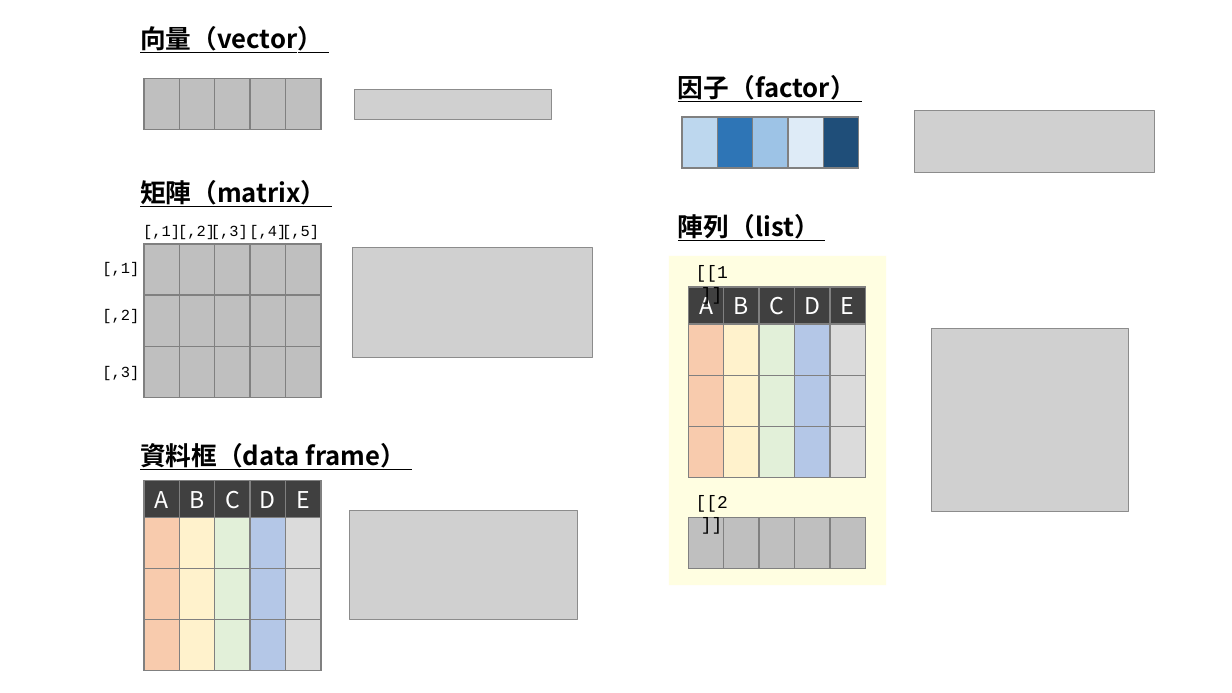
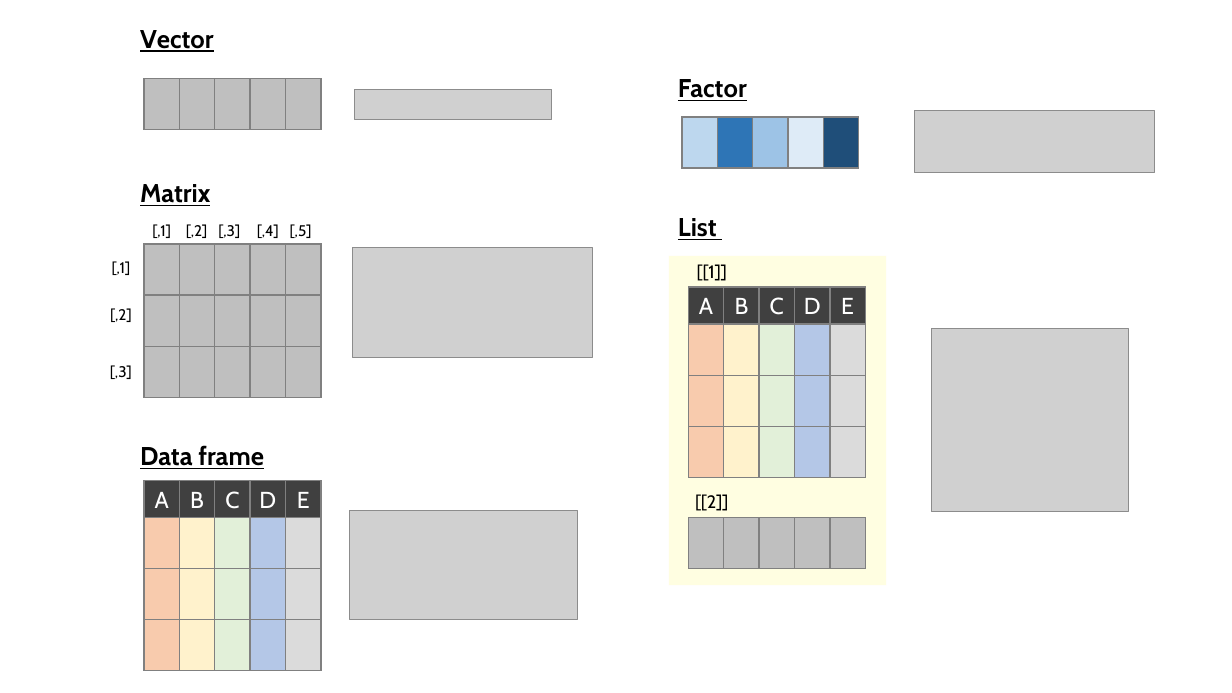
Before and after one commit to ChiaJung-Yeh/R-Transport-Analysis, a slide deck: slide 2 of figure/figure.pptx. Drawn at 1232x693 pixels with LibreOffice and Linux fonts; fonts in the diff are those of the drawing; grey boxes stand for pictures. Boxes give left, top, right and bottom in pixels: in the first picture for what was removed or moved away, otherwise in the second. Text is boxed around its words. In the diff, an @@ line names an element or a change of style, - is before the commit and + after.

```diff
--- a/figure/figure.pptx
+++ b/figure/figure.pptx
@@ text at <box>140,30,214,52</box>: text changed; font Noto Sans CJK SC to Cabin @@
-向量（vector）
+Vector
@@ text at <box>678,79,747,101</box>: text changed; font Noto Sans CJK SC to Cabin @@
-因子（factor）
+Factor
@@ text at <box>140,184,210,206</box>: text changed; font Noto Sans CJK SC to Cabin @@
-矩陣（matrix）
+Matrix
@@ text at <box>678,218,717,240</box>: text changed; font Noto Sans CJK SC to Cabin @@
-陣列（list）
+List
@@ font Noto Sans CJK SC to Cabin in 4 elements at <box>250,481,286,518</box>, <box>144,481,179,518</box>, <box>724,287,759,324</box>, <box>689,287,724,324</box> @@
@@ text at <box>140,445,264,469</box>: text changed; font Noto Sans CJK SC to Cabin @@
-資料框（data frame）
+Data frame
@@ font Courier New to Cabin in 10 elements at <box>152,224,171,238</box>, <box>186,224,208,238</box>, <box>218,224,240,238</box>, <box>257,224,279,238</box>, <box>290,224,312,238</box>, <box>112,261,131,275</box>, <box>110,308,132,322</box>, <box>110,365,132,379</box>, <box>697,264,727,281</box>, <box>695,494,728,511</box> @@
```
Also in this commit, not shown: 1 other slide changed, 35 other files.
